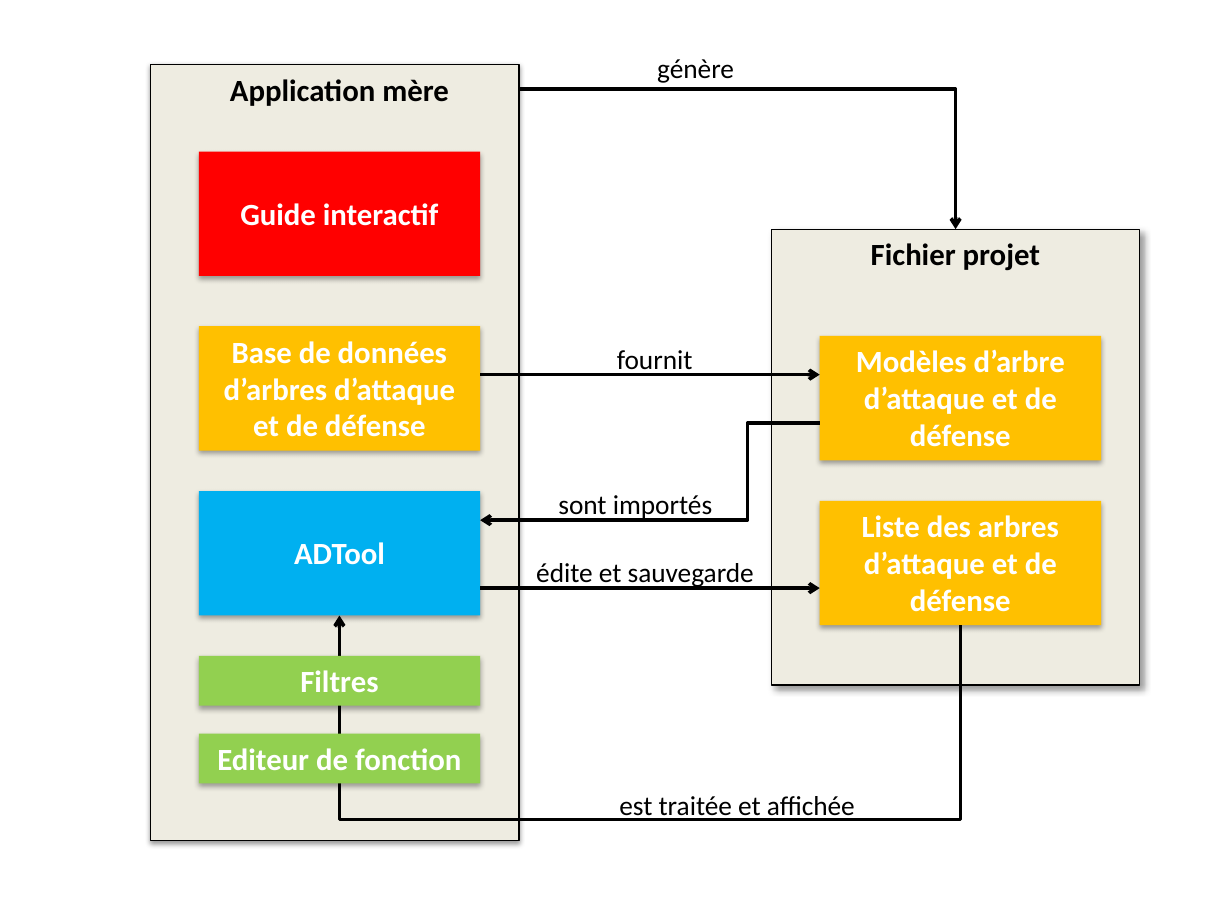
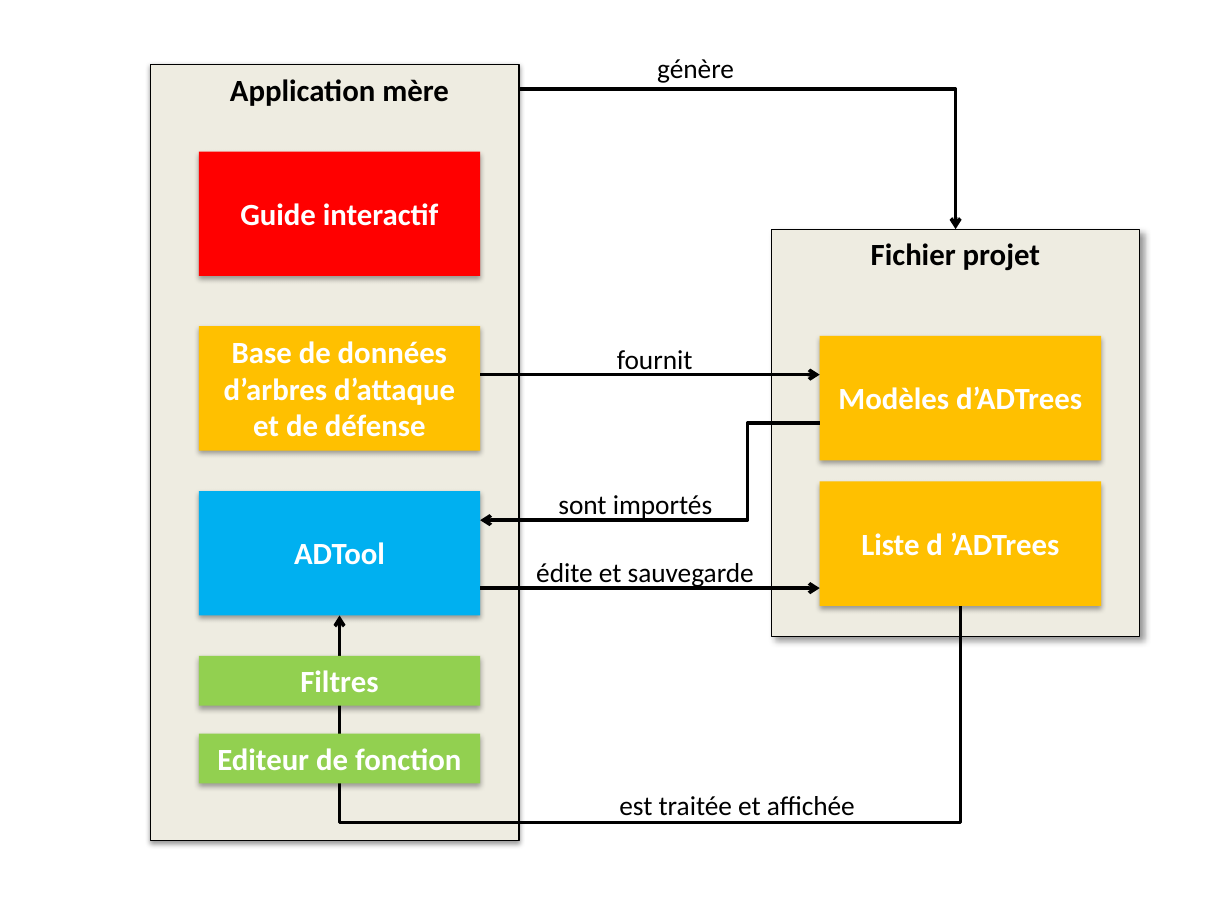
Before and after one commit to HKervadec/korrigolo, a slide deck: slide 1 of reports/1 - preetude/figure/archi.pptx. Drawn at 1232x924 pixels with LibreOffice and Linux fonts; fonts in the diff are those of the drawing. Boxes give left, top, right and bottom in pixels: in the first picture for what was removed or moved away, otherwise in the second. Text is boxed around its words. In the diff, an @@ line names an element or a change of style, - is before the commit and + after.

```diff
--- a/reports/1 - preetude/figure/archi.pptx
+++ b/reports/1 - preetude/figure/archi.pptx
@@ rectangle: place and size @@
-rectangle at (771,229,1140,685)
+rectangle at (771,229,1140,637)
@@ text in rectangle at (838,386,1082,410): text changed @@
-Modèles d’arbre d’attaque et de défense
+Modèles d’ADTrees
@@ rectangle "Liste d ’ADTrees": place and size @@
-rectangle "Liste d ’ADTrees" at (819,500,1100,625)
+rectangle "Liste d ’ADTrees" at (819,482,1100,606)
@@ text in rectangle at (861,532,1059,556): text changed @@
-Liste des arbres d’attaque et de défense
+Liste d ’ADTrees
@@ elbow arrow moved from (961, 625) - (340, 616) to (961, 606) - (340, 616) @@
```
Also in this commit, not shown: 2 other files.
